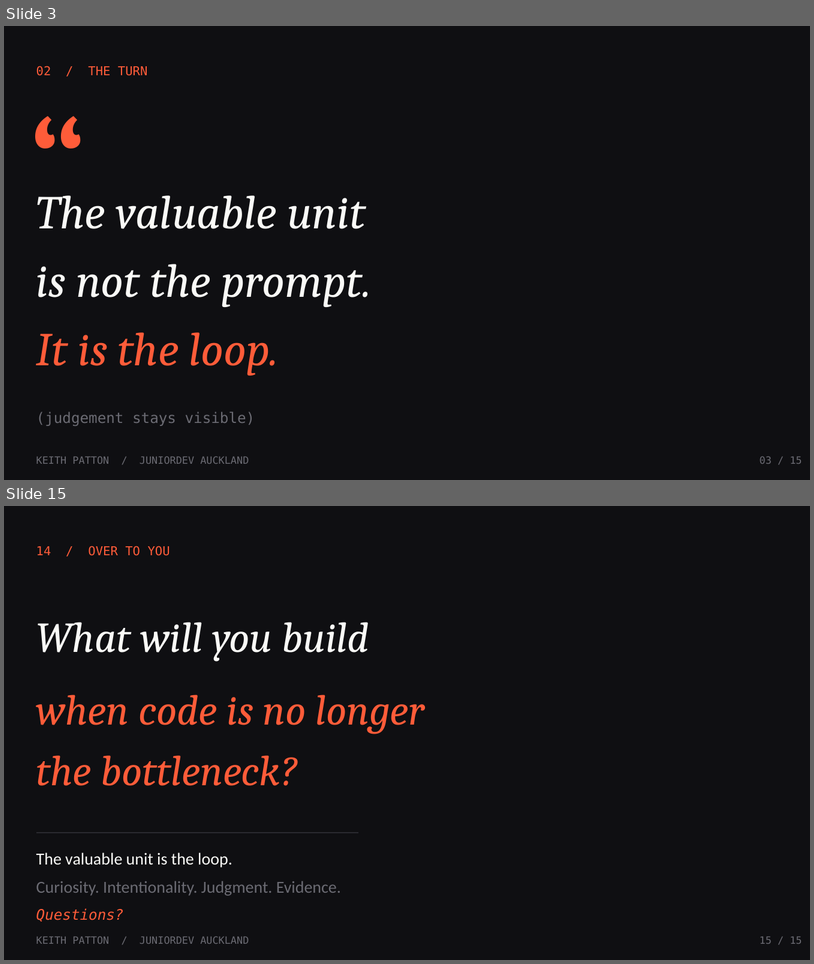
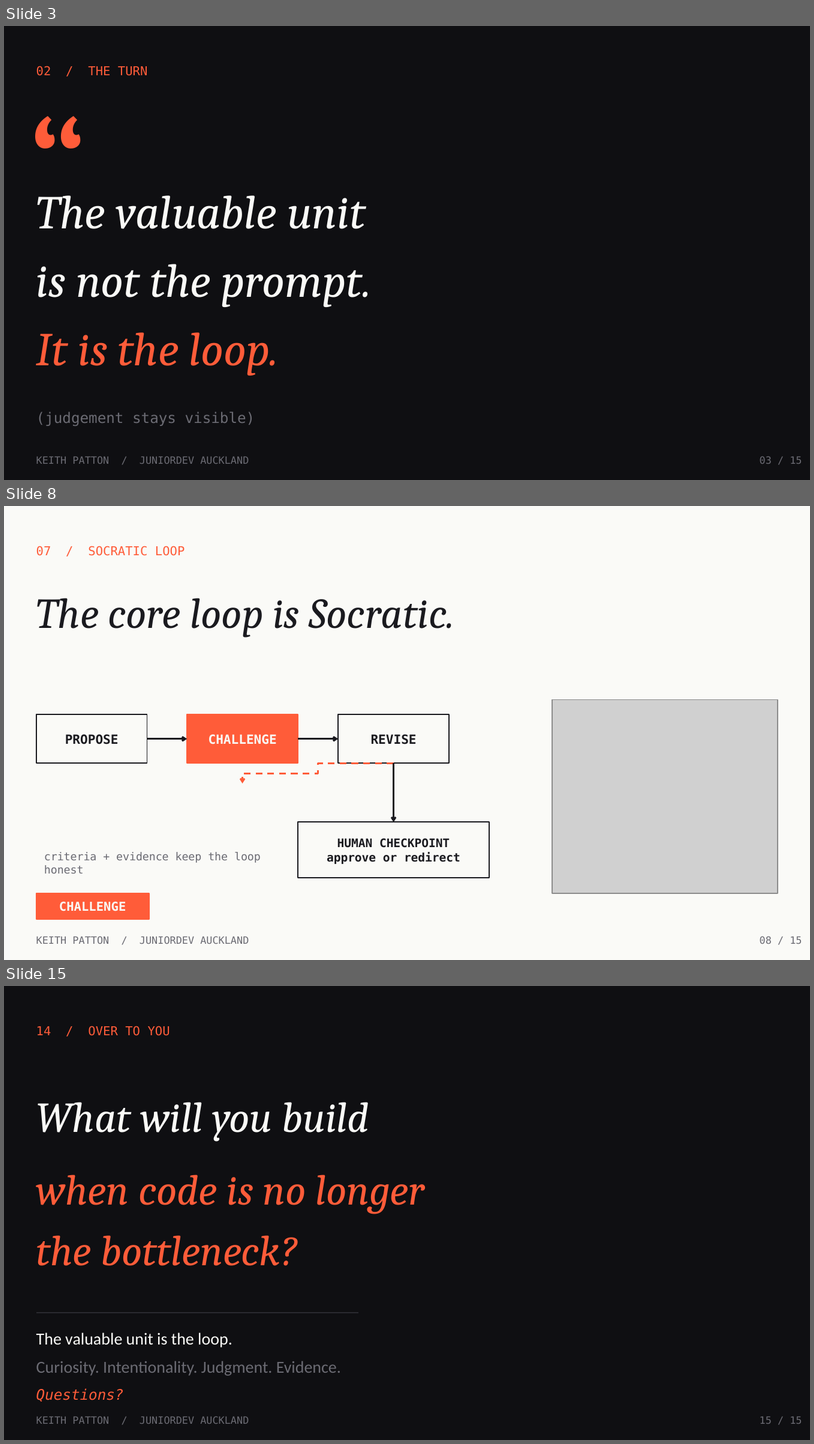
Before and after one commit to keithpatton/junior-dev-agentic-demo, a slide deck: presentation/Beyond-the-Prompt-JuniorDev.pptx. Shown one above the other, each under a label of ours: slides 3 and 15 before the commit, slides 3, 8 and 15 after it; the slides between them are not shown. The pictures are 814x964 and 814x1444 pixels, drawn with LibreOffice and Linux fonts; fonts in the diff are those of the drawing; grey boxes stand for pictures. Boxes give left, top, right and bottom in pixels: in the first picture for what was removed or moved away, otherwise in the second. Text is boxed around its words. In the diff, an @@ line names an element or a change of style, - is before the commit and + after.

Commit message:
Reframe JuniorDev talk around the agentic loop

```diff
--- a/presentation/Beyond-the-Prompt-JuniorDev.pptx
+++ b/presentation/Beyond-the-Prompt-JuniorDev.pptx
@@ slide 8 added at (x1=4, y1=506, x2=810, y2=960), background #FAFAF7 @@
@@ text added at (x1=36, y1=546, x2=185, y2=556), 11 pt, text #FF5C39 @@
+07 / SOCRATIC LOOP
@@ text added at (x1=36, y1=598, x2=455, y2=637), 38 pt, text #1A1A1F, italic @@
+The core loop is Socratic.
@@ picture added at (x1=552, y1=700, x2=778, y2=893) @@
@@ rectangle added at (x1=36, y1=714, x2=147, y2=762), fill #FAFAF7, outline #1A1A1F 1 pt, 11.2 pt, text #1A1A1F, bold @@
+PROPOSE
@@ rectangle added at (x1=187, y1=714, x2=299, y2=762), fill #FF5C39, outline #FF5C39 1 pt, 11.2 pt, text #FAFAF7, bold @@
+CHALLENGE
@@ rectangle added at (x1=339, y1=714, x2=450, y2=762), fill #FAFAF7, outline #1A1A1F 1 pt, 11.2 pt, text #1A1A1F, bold @@
+REVISE
@@ arrow added from (147, 739) to (187, 739), #1A1A1F 1.5 pt @@
@@ arrow added from (299, 739) to (339, 739), #1A1A1F 1.5 pt @@
@@ elbow arrow added from (393, 763) to (243, 783), #FF5C39 1.5 pt dashed @@
@@ arrow added from (393, 763) to (393, 822), #1A1A1F 1.5 pt @@
@@ rectangle added at (x1=299, y1=822, x2=490, y2=878), fill #FAFAF7, outline #1A1A1F 1 pt, 10.5 pt, text #1A1A1F, bold @@
+HUMAN CHECKPOINT
+approve or redirect
@@ text added at (x1=44, y1=852, x2=261, y2=873), 9.8 pt, text #6B6B73 @@
+criteria + evidence keep the loop honest
@@ rectangle added at (x1=36, y1=893, x2=149, y2=919), fill #FF5C39, outline #FF5C39 1 pt @@
@@ text added at (x1=59, y1=901, x2=126, y2=911), 11 pt, text #FAFAF7, bold @@
+CHALLENGE
@@ text added at (x1=36, y1=936, x2=249, y2=943), 9 pt, text #6B6B73 @@
+KEITH PATTON / JUNIORDEV AUCKLAND
@@ text added at (x1=760, y1=936, x2=802, y2=943), 9 pt, text #6B6B73 @@
+08 / 15
```
Also in this commit, not shown: 9 slides changed, 1 other slide added, 2 slides removed, 14 other files.
